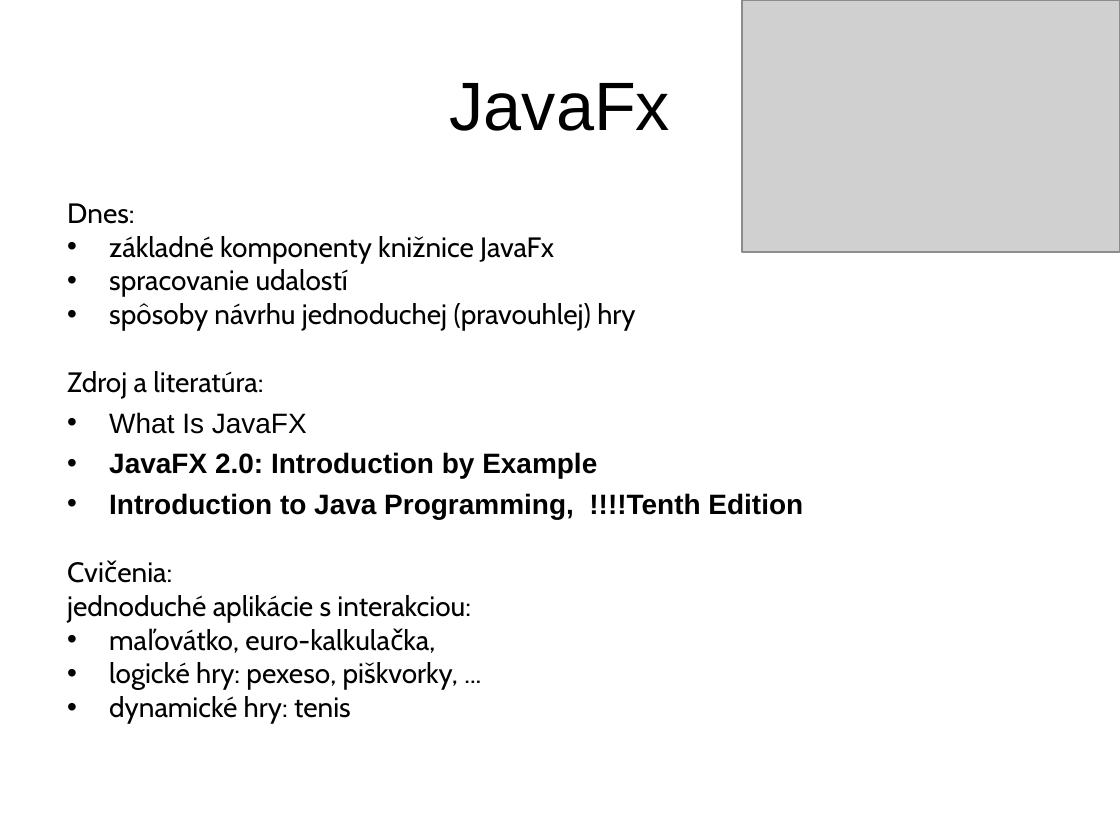
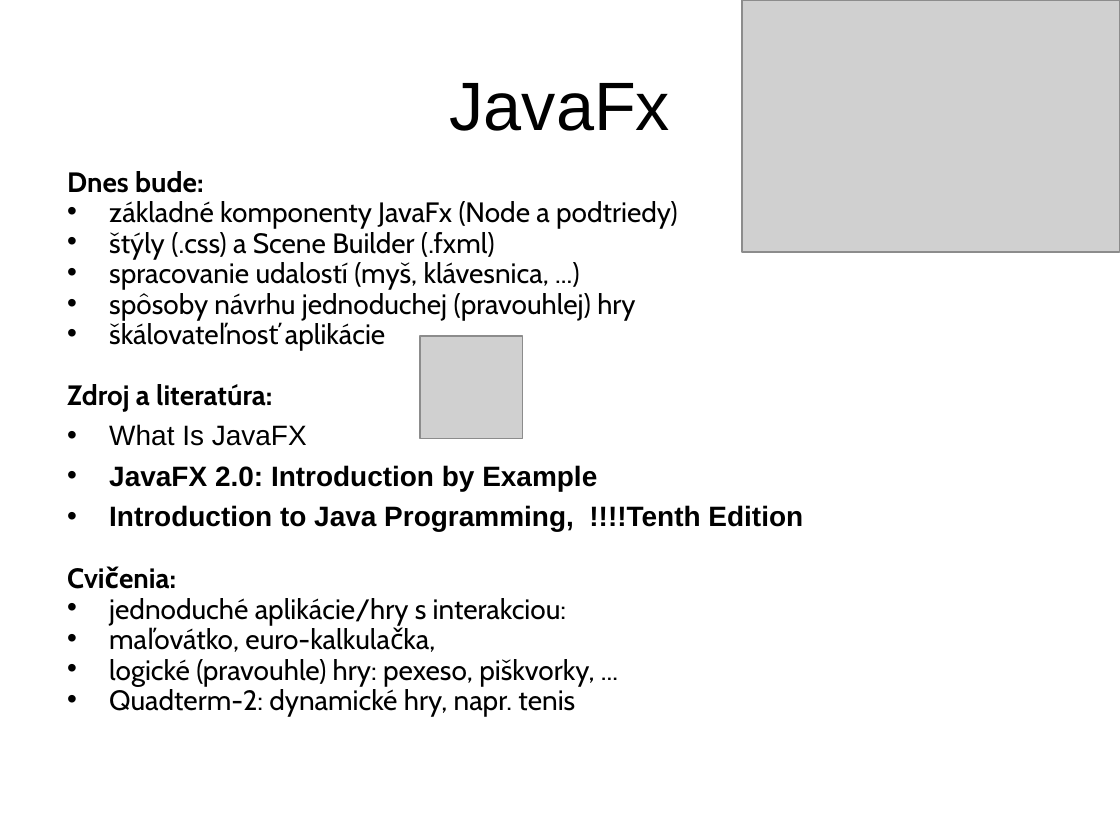
Before and after one commit to Programovanie4/Prednasky, a slide deck: slide 1 of 10/10_java.ppt. Drawn at 1120x840 pixels with LibreOffice and Linux fonts; fonts in the diff are those of the drawing; grey boxes stand for pictures. Boxes give left, top, right and bottom in pixels: in the first picture for what was removed or moved away, otherwise in the second. Text is boxed around its words. In the diff, an @@ line names an element or a change of style, - is before the commit and + after.

```diff
--- a/10/10_java.ppt
+++ b/10/10_java.ppt
@@ text "Dnes bude:": place and size @@
-text "Dnes bude:" at bbox=[67, 203, 803, 724]
+text "Dnes bude:" at bbox=[67, 171, 803, 717]
@@ text at bbox=[67, 171, 677, 290]: text changed @@
-Dnes:
-• základné komponenty knižnice JavaFx
-• spracovanie udalostí
+Dnes bude:
+• základné komponenty JavaFx (Node a podtriedy)
+• štýly (.css) a Scene Builder (.fxml)
+• spracovanie udalostí (myš, klávesnica, ...)
@@ text at bbox=[67, 293, 635, 650]: bold on in "Zdroj a literatúra:", "Cvičenia:"; line spacing 0.8 to 0.7 @@
@@ text at bbox=[285, 323, 385, 351]: paragraph added @@
+• škálovateľnosť aplikácie
@@ picture added at bbox=[420, 336, 523, 439] @@
@@ text at bbox=[109, 598, 567, 625]: text changed @@
-jednoduché aplikácie s interakciou:
+• jednoduché aplikácie/hry s interakciou:
@@ text at bbox=[109, 659, 594, 717]: text changed @@
-• logické hry: pexeso, piškvorky, ...
-• dynamické hry: tenis
+• logické (pravouhle) hry: pexeso, piškvorky, ...
+• Quadterm-2: dynamické hry, napr. tenis
```
Also in this commit, not shown: 11 other slides changed, 10 slides added, 2 slides removed, 1 other file.
